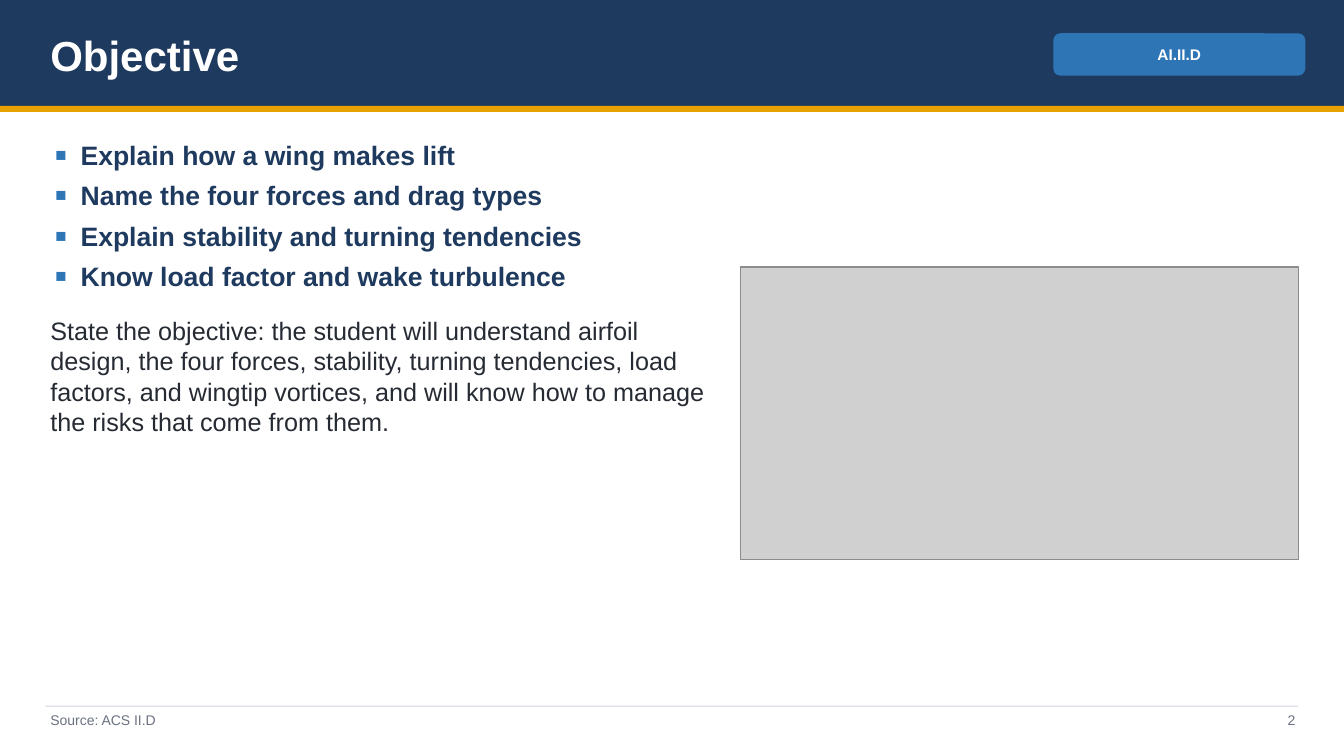
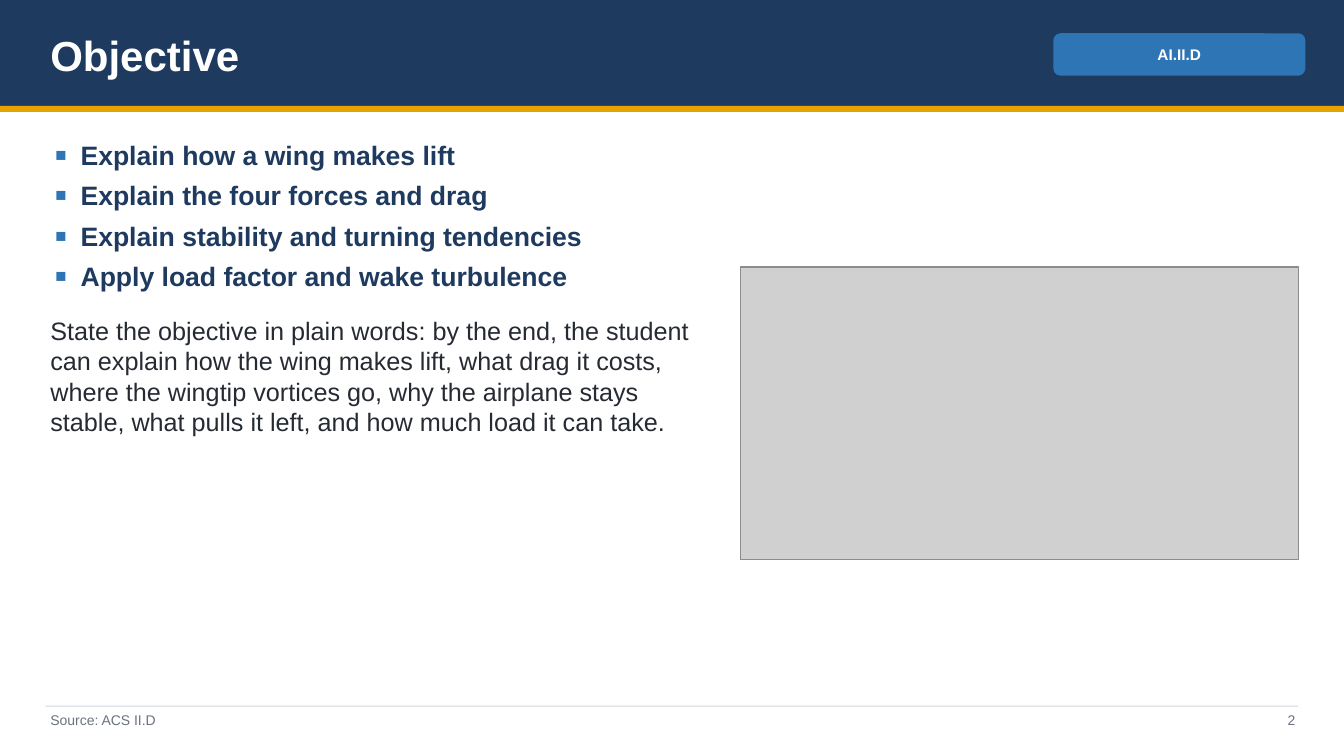
Before and after one commit to greenleeezekial1-glitch/Claude, a slide deck: slide 2 of Area II - Technical Subject Areas/II.D Principles of Flight - Slides.pptx. Drawn at 1344x756 pixels with LibreOffice and Linux fonts; fonts in the diff are those of the drawing; grey boxes stand for pictures. Boxes give left, top, right and bottom in pixels: in the first picture for what was removed or moved away, otherwise in the second. Text is boxed around its words. In the diff, an @@ line names an element or a change of style, - is before the commit and + after.

```diff
--- a/Area II - Technical Subject Areas/II.D Principles of Flight - Slides.pptx
+++ b/Area II - Technical Subject Areas/II.D Principles of Flight - Slides.pptx
@@ text at [81, 185, 488, 211]: text changed @@
-■ Name the four forces and drag types
+■ Explain the four forces and drag
@@ text at [50, 266, 689, 437]: text changed @@
-■ Know load factor and wake turbulence
-State the objective: the student will understand airfoil design, the four forces, stability, turning tendencies, load factors, and wingtip vortices, and will know how to manage the risks that come from them.
+■ Apply load factor and wake turbulence
+State the objective in plain words: by the end, the student can explain how the wing makes lift, what drag it costs, where the wingtip vortices go, why the airplane stays stable, what pulls it left, and how much load it can take.
```
Also in this commit, not shown: 31 other slides changed, 6 other files.
